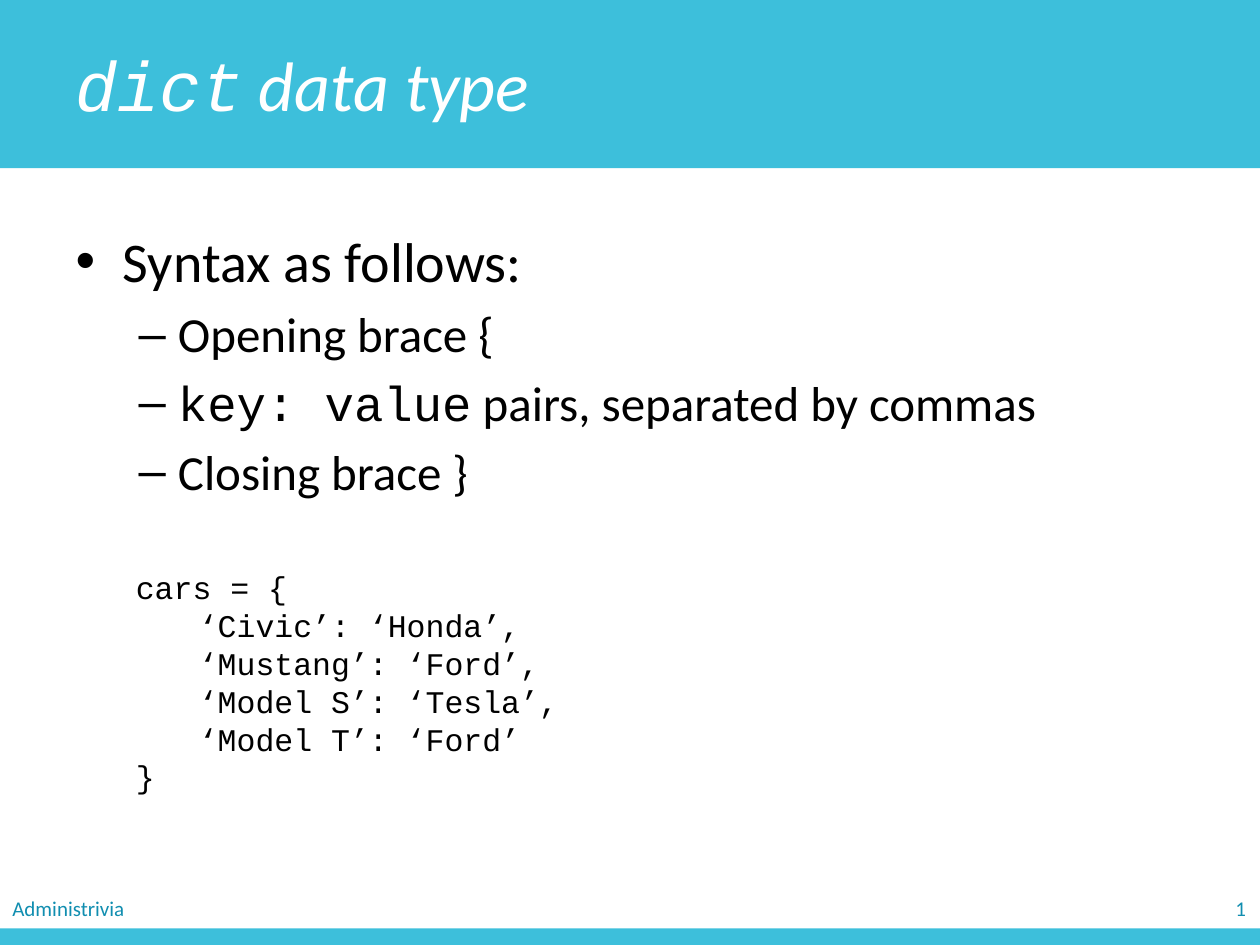
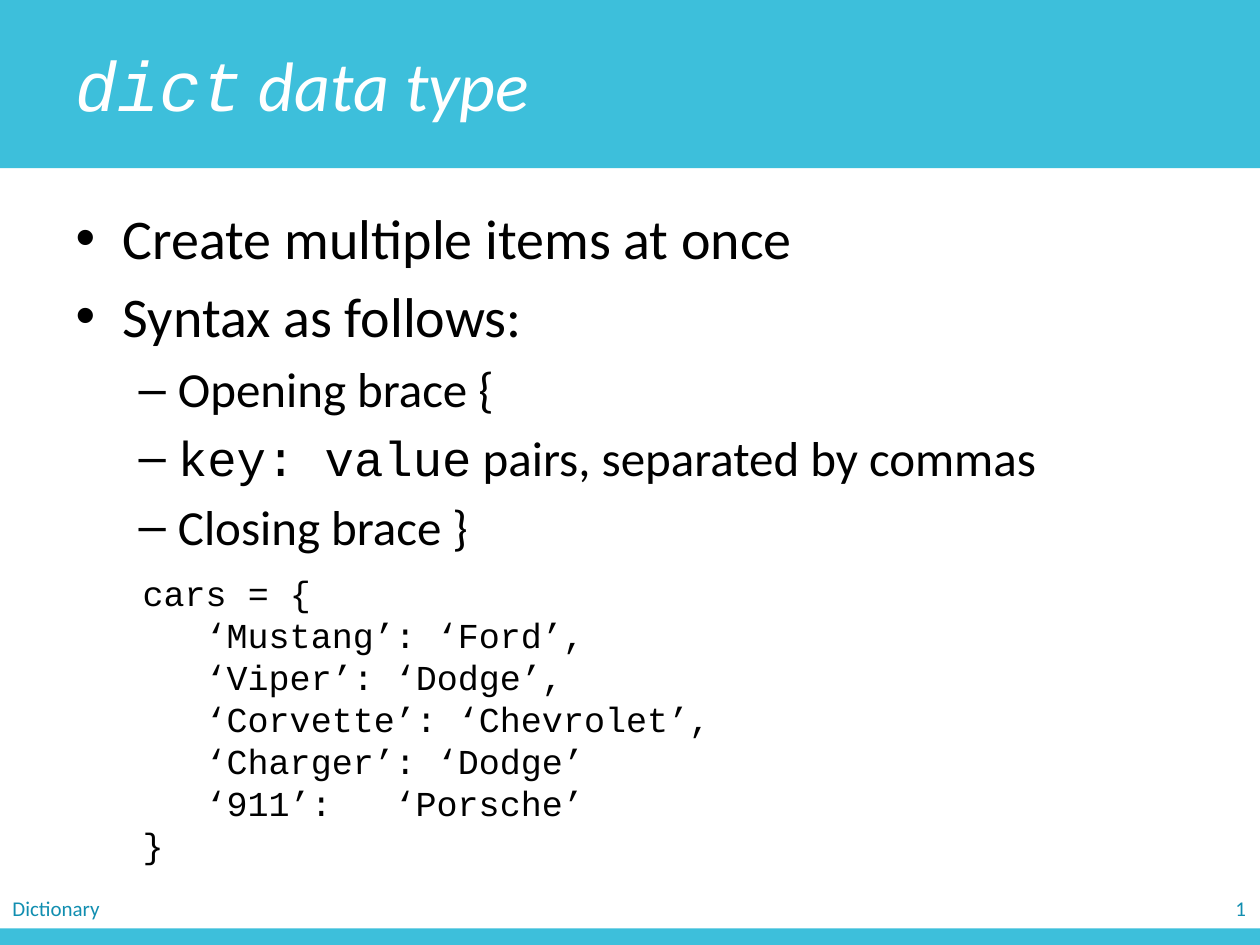
Before and after one commit to zichengliao/zuics101-fa17, a slide deck: slide 12 of lectures/lec11/lec11.pptx. Drawn at 1260x945 pixels with LibreOffice and Linux fonts; fonts in the diff are those of the drawing. Boxes give left, top, right and bottom in pixels: in the first picture for what was removed or moved away, otherwise in the second. Text is boxed around its words. In the diff, an @@ line names an element or a change of style, - is before the commit and + after.

```diff
--- a/lectures/lec11/lec11.pptx
+++ b/lectures/lec11/lec11.pptx
@@ text "Create multiple items at once": place and size @@
-text "Create multiple items at once" at <box>123,243,1036,499</box>
+text "Create multiple items at once" at <box>123,220,1036,554</box>
@@ text at <box>123,220,791,268</box>: paragraph added @@
+• Create multiple items at once
@@ text "cars = {": place and size @@
-text "cars = {" at <box>136,582,558,752</box>
+text "cars = {" at <box>143,587,710,817</box>
@@ text at <box>143,587,584,656</box>: size 18 to 20 pt in "cars = {", "‘Mustang’: ‘Ford’,", "}" @@
@@ text at <box>199,614,520,643</box>: paragraph removed @@
-‘Civic’: ‘Honda’,
@@ text at <box>206,665,710,817</box>: text changed; size 18 to 20 pt @@
-‘Model S’: ‘Tesla’,
-‘Model T’: ‘Ford’
+‘Viper’: ‘Dodge’,
+‘Corvette’: ‘Chevrolet’,
+‘Charger’: ‘Dodge’
+‘911’: ‘Porsche’
@@ text removed at <box>12,901,124,916</box> @@
-Administrivia
@@ text added at <box>12,901,99,920</box>, 12 pt, text #118EB0 @@
+Dictionary
```
Also in this commit, not shown: 29 other slides changed, 1 slide removed, 2 other files.
